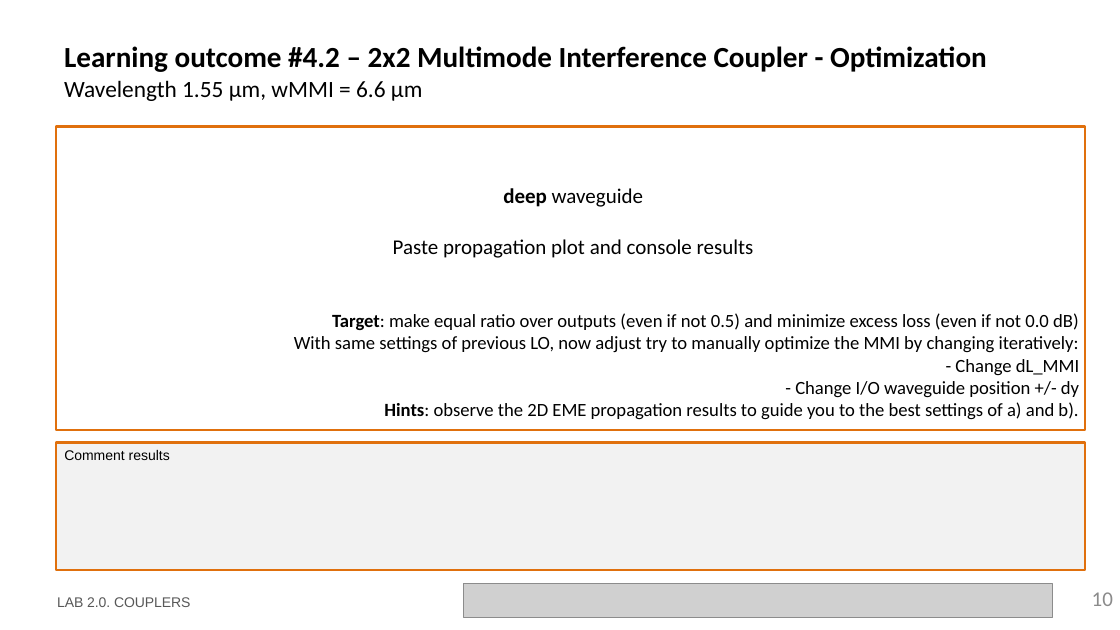
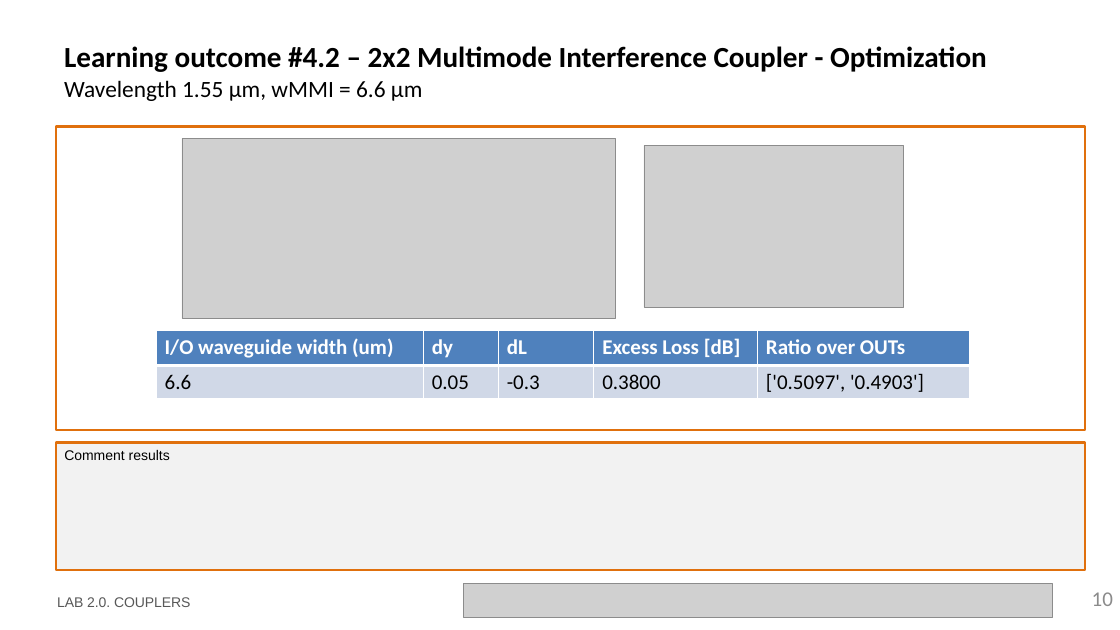
Before and after one commit to nmargar4/pic-upv-lab2, a slide deck: slide 10 of LabBook_20_Nadia.pptx. Drawn at 1120x630 pixels with LibreOffice and Linux fonts; fonts in the diff are those of the drawing; grey boxes stand for pictures; background and template pictures are left out. Boxes give left, top, right and bottom in pixels: in the first picture for what was removed or moved away, otherwise in the second. Text is boxed around its words. In the diff, an @@ line names an element or a change of style, - is before the commit and + after.

```diff
--- a/LabBook_20_Nadia.pptx
+++ b/LabBook_20_Nadia.pptx
@@ picture added at (182, 139, 616, 318) @@
@@ picture added at (644, 145, 903, 308) @@
@@ text removed at (294, 188, 1079, 420) @@
-deep waveguide
-Paste propagation plot and console results
-Target: make equal ratio over outputs (even if not 0.5) and minimize excess loss (even if not 0.0 dB)
-With same settings of previous LO, now adjust try to manually optimize the MMI by changing iteratively:
-- Change dL_MMI
-- Change I/O waveguide position +/- dy
-Hints: observe the 2D EME propagation results to guide you to the best settings of a) and b).
@@ table added at (156, 330, 970, 398), 2 rows, 5 columns @@
+I/O waveguide width (um) | dy | dL | Excess Loss [dB] | Ratio over OUTs
+6.6 | 0.05 | -0.3 | 0.3800 | ['0.5097', '0.4903']
```
Also in this commit, not shown: 6 other slides changed, 2 slides added, 2 other files.
